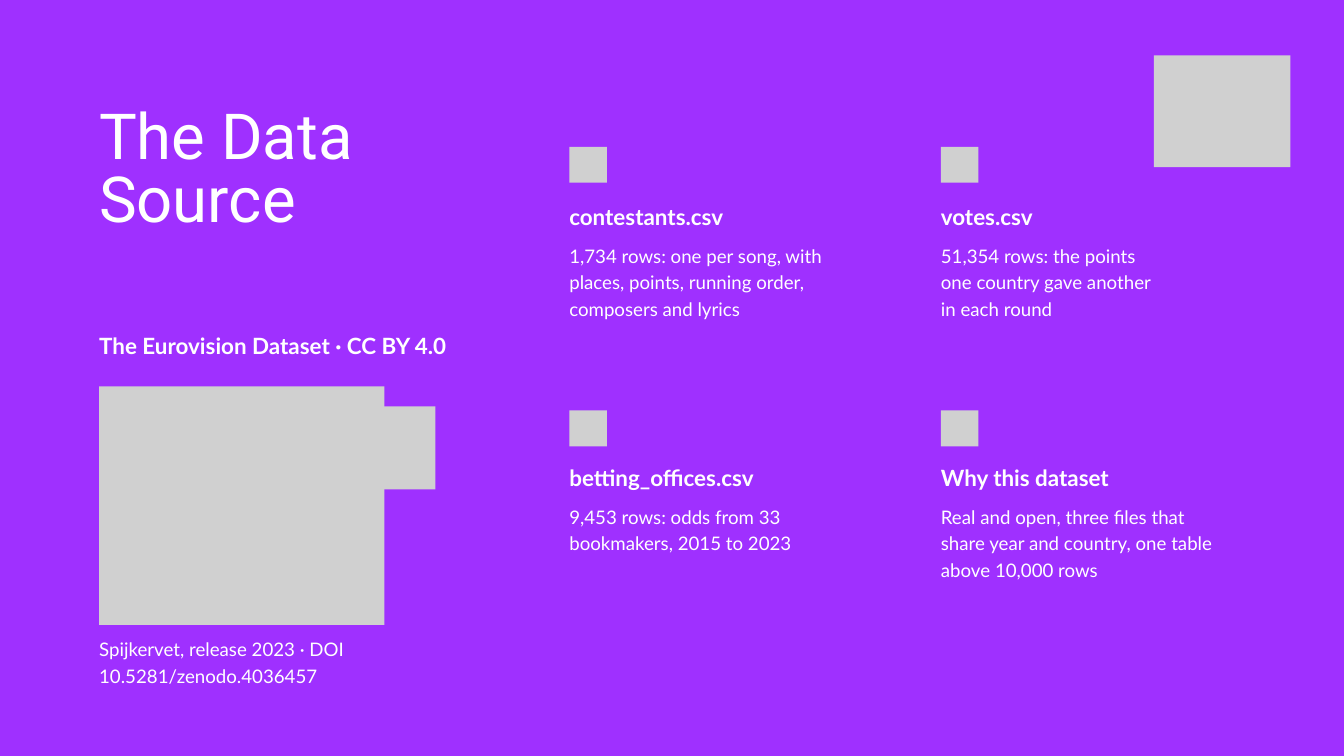
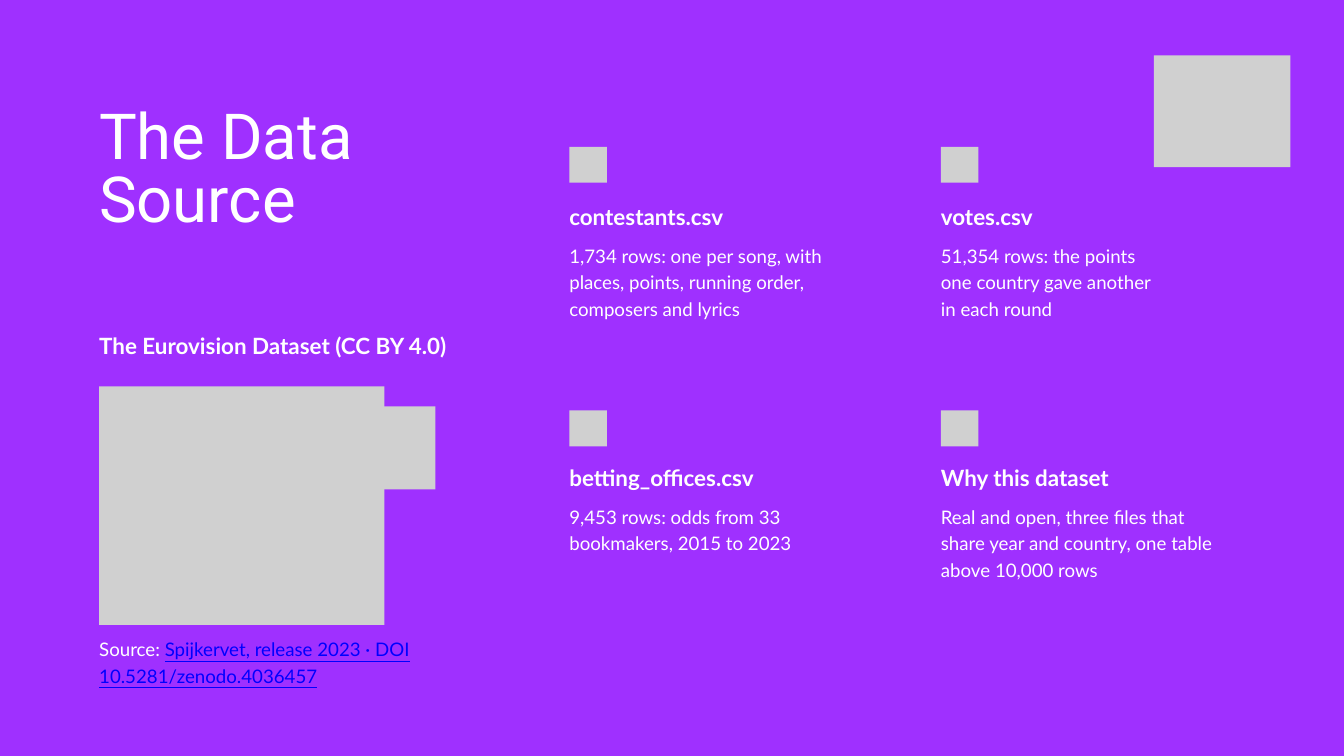
Before and after one commit to kkerekes-2005/Information_Technology_Project_Eurovision, a slide deck: slide 2 of docs/eurovision-presentation.pptx. Drawn at 1344x756 pixels with LibreOffice and Linux fonts; fonts in the diff are those of the drawing; grey boxes stand for pictures. Boxes give left, top, right and bottom in pixels: in the first picture for what was removed or moved away, otherwise in the second. Text is boxed around its words. In the diff, an @@ line names an element or a change of style, - is before the commit and + after.

```diff
--- a/docs/eurovision-presentation.pptx
+++ b/docs/eurovision-presentation.pptx
@@ text at box(99, 336, 446, 358): text changed @@
-The Eurovision Dataset · CC BY 4.0
+The Eurovision Dataset (CC BY 4.0)
@@ text at box(99, 642, 409, 684): text changed; text colour #FFFFFF to #0000FF @@
-Spijkervet, release 2023 · DOI 10.5281/zenodo.4036457
+Source: Spijkervet, release 2023 · DOI 10.5281/zenodo.4036457
```
Also in this commit, not shown: 8 other slides changed, 3 slides added, 4 slides removed, 38 other files.
